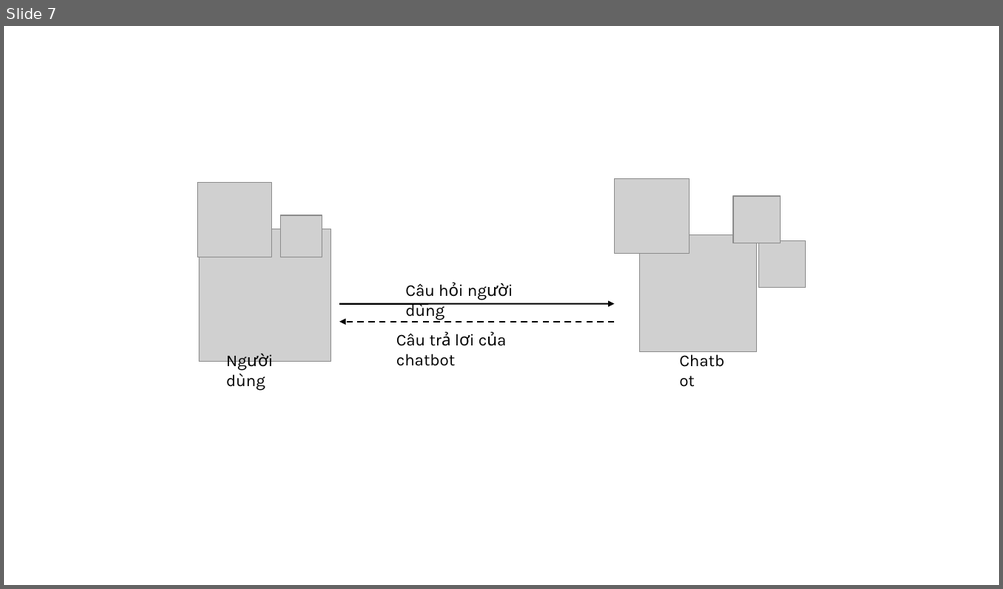
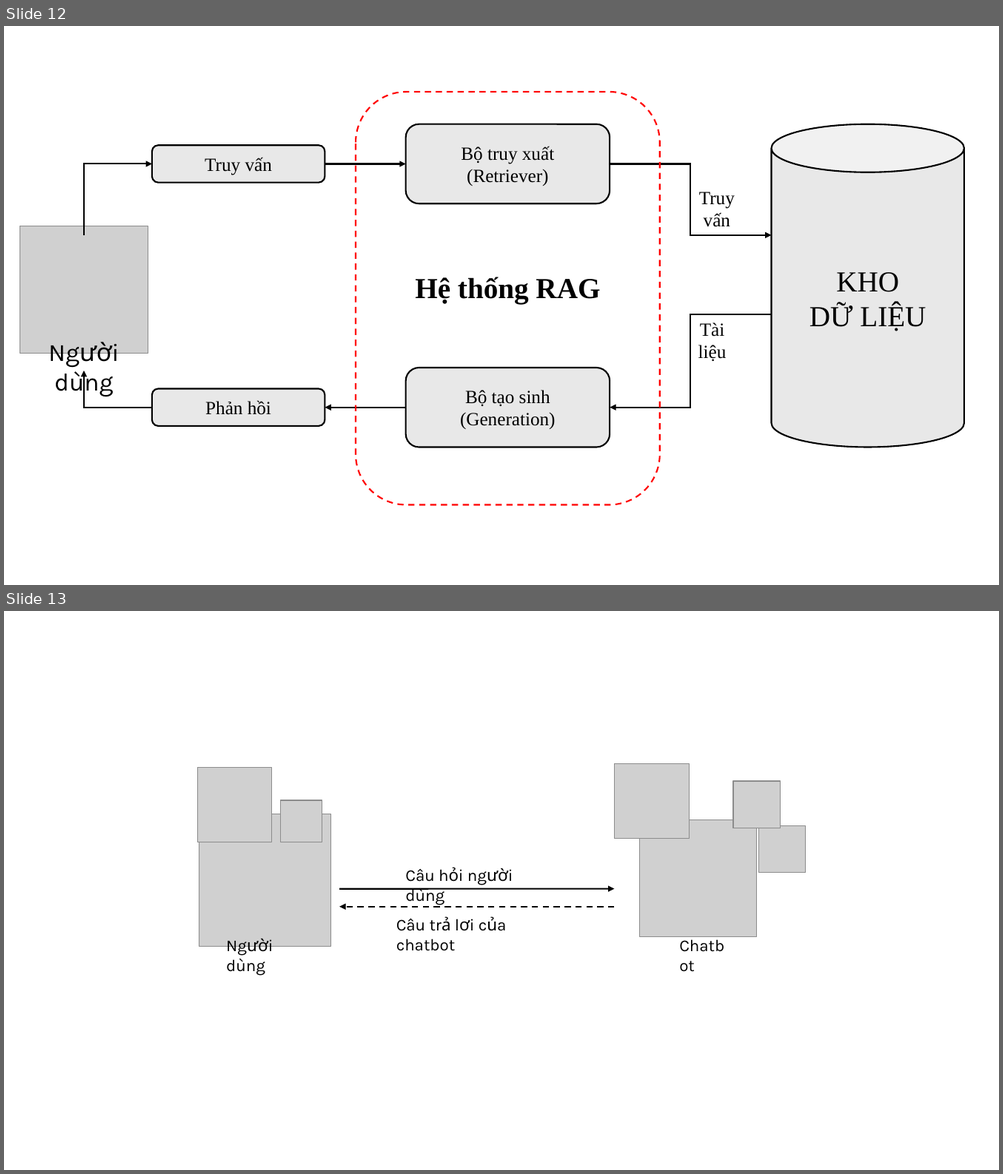
Before and after one commit to ngovanuc/Vietnamese_History_Chatbot, a slide deck: documents/hinh_ve_trong_cao_cao_do_an.pptx. Shown one above the other, each under a label of ours: slide 7 before the commit, slides 12 and 13 after it. The pictures are 1003x589 and 1003x1174 pixels, drawn with LibreOffice and Linux fonts; fonts in the diff are those of the drawing; grey boxes stand for pictures. Boxes give left, top, right and bottom in pixels: in the first picture for what was removed or moved away, otherwise in the second. Text is boxed around its words. In the diff, an @@ line names an element or a change of style, - is before the commit and + after.

```diff
--- a/documents/hinh_ve_trong_cao_cao_do_an.pptx
+++ b/documents/hinh_ve_trong_cao_cao_do_an.pptx
@@ slide 12 added at (4, 26, 999, 585), background #FFFFFF @@
@@ rounded rectangle added at (356, 92, 660, 505), outline #FF0000 1.5 pt dashed @@
@@ rounded rectangle added at (405, 124, 609, 204), fill #E8E8E8, outline #000000 1.5 pt, 18 pt, text #000000 @@
+Bộ truy xuất
+(Retriever)
@@ cylinder added at (771, 124, 964, 448), fill #E8E8E8, outline #000000 1.5 pt, 28 pt, text #000000 @@
+KHO
+DỮ LIỆU
@@ rounded rectangle added at (152, 145, 325, 183), fill #E8E8E8, outline #000000 1.5 pt, 18 pt, text #000000 @@
+Truy vấn
@@ elbow arrow added from (84, 235) to (152, 164), #000000 1.5 pt @@
@@ arrow added from (325, 164) to (405, 164), #000000 1.5 pt @@
@@ elbow arrow added from (610, 164) to (771, 235), #000000 1.5 pt @@
@@ text added at (699, 192, 734, 227), 18 pt, text #000000 @@
+Truy
+vấn
@@ picture added at (20, 226, 148, 354) @@
@@ text added at (415, 277, 600, 304), 28 pt, text #000000, bold @@
+Hệ thống RAG
@@ elbow arrow added from (771, 315) to (610, 408), #000000 1.5 pt @@
@@ text added at (698, 323, 726, 361), 18 pt, text #000000 @@
+Tài
+liệu
@@ text added at (54, 371, 113, 397), 24 pt, text #000000 @@
+Người dùng
@@ elbow arrow added from (152, 408) to (84, 371), #000000 1.5 pt @@
@@ rounded rectangle added at (405, 368, 609, 448), fill #E8E8E8, outline #000000 1.5 pt, 18 pt, text #000000 @@
+Bộ tạo sinh
+(Generation)
@@ rounded rectangle added at (152, 389, 325, 426), fill #E8E8E8, outline #000000 1.5 pt, 18 pt, text #000000 @@
+Phản hồi
@@ arrow added from (405, 408) to (325, 408), #000000 1.5 pt @@
@@ what was slide 7 is now slide 13 @@
```
Also in this commit, not shown: 4 slides changed, 5 other slides added, 1 other file.
